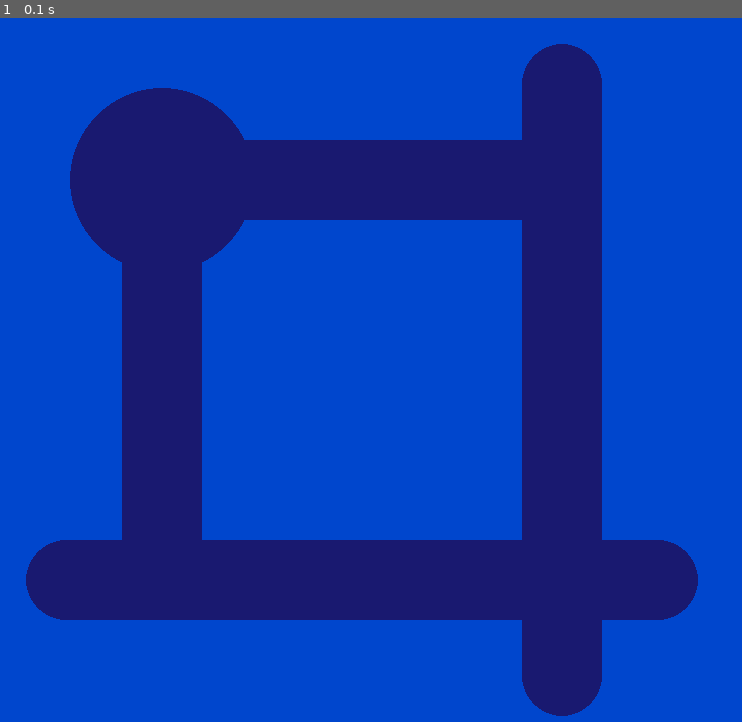
Above: before the commit, frame 1.
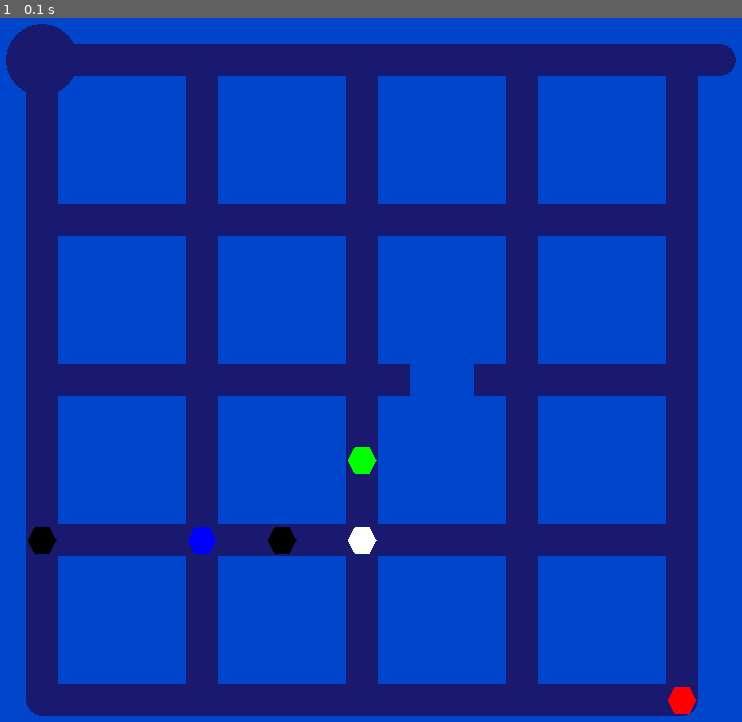
Above: after the commit, the same moment.

Repository: bananaflame/witnessPanel
Game: pygame game, started from main3.py
Same seed, same stepped clock (60 frames per second), same inputs: the game is played once before the commit and once after it.
Inputs:
- Up to frame 1 (0.1 s): no input

The runs differ from the first frame. In frame 1, 45% of the frame differs, in the area x 0-100%, y 0-100%.

Commit message:
implemented Hexagons
added ability to create hexagon puzzle elements at grid coordinates and
between them. Also made it so nullzones can be defined from right to
left and bottom to top without causing problems.

Diff:
--- a/main3.py
+++ b/main3.py
@@ -273,7 +273,7 @@
         self.symbols = symbols #tuple with (x,y), relative to squares, not intersections
         self.starts = starts #list of starting point positions
         self.sortEnds(ends) #generates 4 lists of end points, one for each maze side, needed later
-        self.hexagons = hexagons #list of hexagon positions
+        self.sortHexagons(hexagons) #generates 2 lists of hexagons, those on grid coordinates and those between them, and converts their positions to pixel values
         self.linefrac = linefrac #should be a fraction, i.e. 1/4 for 1/4 the size of squares
         self.endfrac = endfrac #similar to linefrac, the length of the finish point nub section given as a fraction of square size, i.e. 1/4
         self.bgcolor = bgcolor #color of squares and border
@@ -321,6 +321,17 @@
         self.rightends.sort()
         self.downends.sort()
         self.leftends.sort()
+
+    def sortHexagons(self,hexagonlist):
+        self.gridhexagons = []
+        self.linehexagons = []
+        for hexagon in hexagonlist:
+            self.linehexagons.append(hexagon)
+            try:
+                temp = hexagon[0][0]
+            except:
+                self.linehexagons.pop()
+                self.gridhexagons.append(hexagon)
 
     def generateDimensions(self,display):
         image = display.copy()
@@ -407,15 +418,23 @@
                     self.barriers[nullzone[0]][nullzone[1]+1][up] = barrierbot
 
             elif abs(nullzone[1][0] - nullzone[0][0]) == 1: #horizontal
-                barrierleft = int(self.wspace/2 + nullzone[0][0]*self.gridsquaresize + self.linewidth + ((1-nullzone[2])/2)*self.squaresize)
-                barrierright = int(self.wspace/2 + nullzone[0][0]*self.gridsquaresize + self.linewidth + ((1-nullzone[2])/2)*self.squaresize + nullzone[2]*self.squaresize)
+                if nullzone[0][0] < nullzone[1][0]:
+                    barrierleft = int(self.wspace/2 + nullzone[0][0]*self.gridsquaresize + self.linewidth + ((1-nullzone[2])/2)*self.squaresize)
+                    barrierright = int(self.wspace/2 + nullzone[0][0]*self.gridsquaresize + self.linewidth + ((1-nullzone[2])/2)*self.squaresize + nullzone[2]*self.squaresize)
+                else:
+                    barrierleft = int(self.wspace/2 + nullzone[1][0]*self.gridsquaresize + self.linewidth + ((1-nullzone[2])/2)*self.squaresize)
+                    barrierright = int(self.wspace/2 + nullzone[1][0]*self.gridsquaresize + self.linewidth + ((1-nullzone[2])/2)*self.squaresize + nullzone[2]*self.squaresize)
                 self.barriers[nullzone[0][0]][nullzone[0][1]][right] = barrierleft
                 self.barriers[nullzone[1][0]][nullzone[1][1]][left] = barrierright
                 pygame.draw.line(self.mazeimage,self.bgcolor,(barrierleft+1,self.hspace//2+self.gridsquaresize*nullzone[0][1]+self.linewidth/2),
                                                              (barrierright,self.hspace//2+self.gridsquaresize*nullzone[0][1]+self.linewidth/2),self.linewidth)
             elif abs(nullzone[1][1] - nullzone[0][1]) == 1: #vertical
-                barriertop = int(self.hspace/2 + nullzone[0][1]*self.gridsquaresize + self.linewidth + ((1-nullzone[2])/2)*self.squaresize)
-                barrierbot = int(self.hspace/2 + nullzone[0][1]*self.gridsquaresize + self.linewidth + ((1-nullzone[2])/2)*self.squaresize + nullzone[2]*self.squaresize)
+                if nullzone[0][1] < nullzone[1][1]:
+                    barriertop = int(self.hspace/2 + nullzone[0][1]*self.gridsquaresize + self.linewidth + ((1-nullzone[2])/2)*self.squaresize)
+                    barrierbot = int(self.hspace/2 + nullzone[0][1]*self.gridsquaresize + self.linewidth + ((1-nullzone[2])/2)*self.squaresize + nullzone[2]*self.squaresize)
+                else:
+                    barriertop = int(self.hspace/2 + nullzone[1][1]*self.gridsquaresize + self.linewidth + ((1-nullzone[2])/2)*self.squaresize)
+                    barrierbot = int(self.hspace/2 + nullzone[1][1]*self.gridsquaresize + self.linewidth + ((1-nullzone[2])/2)*self.squaresize + nullzone[2]*self.squaresize)
                 self.barriers[nullzone[0][0]][nullzone[0][1]][down] = barriertop
                 self.barriers[nullzone[1][0]][nullzone[1][1]][up] = barrierbot
                 pygame.draw.line(self.mazeimage,self.bgcolor,(self.wspace//2+self.gridsquaresize*nullzone[0][0]+self.linewidth/2,barriertop+1),
@@ -458,6 +477,7 @@
                 pygame.draw.circle(self.mazeimage,self.gridcolor,(int(self.wspace//2+self.linewidth/2-endlength+1),
                                                                   int(self.hspace//2+self.gridsquaresize*row+self.linewidth/2+1)),self.linewidth//2)
         self.drawStarts(self.mazeimage)
+        self.drawHexagons(self.mazeimage)
 
     def tryStart(self,mousepos):
         mgridpos = [(mousepos[0] - (self.wspace//2) - self.linewidth//2)/self.gridsquaresize,
@@ -485,6 +505,17 @@
             return True
 
     def checkSolution(self):
+        for hexagon in self.gridhexagons:
+            if hexagon not in self.trace.path:
+                return False
+        for hexagon in self.linehexagons:
+            print(hexagon)
+            isInLine = False
+            for pairIndex in range(len(self.trace.path)-1):
+                if hexagon == (self.trace.path[pairIndex],self.trace.path[pairIndex+1]) or hexagon == (self.trace.path[pairIndex+1],self.trace.path[pairIndex]):
+                    isInLine = True
+            if not isInLine:
+                return False
         return True
 
     def update(self):
@@ -500,6 +531,33 @@
                                 (self.wspace//2 + self.linewidth//2 + startpos[0]*self.gridsquaresize + 1,
 				self.hspace//2 + self.linewidth//2 + startpos[1]*self.gridsquaresize + 1),
                                 int(self.linewidth*1.15))
+
+    def drawHexagons(self,display):
+        print(self.linehexagons,self.gridhexagons)
+        hex_sl = int(0.45*self.linewidth)
+        hex_height = math.ceil(0.389711*self.linewidth)
+        for hexagon in self.gridhexagons:
+            pixelcoords = (self.wspace//2 + hexagon[0]*self.gridsquaresize + self.linewidth/2 + 1,
+                           self.hspace//2 + hexagon[1]*self.gridsquaresize+self.linewidth/2 + 1)
+            pygame.draw.polygon(display,hexagon[2],((pixelcoords[0]+hex_sl,pixelcoords[1]),
+                                                  (pixelcoords[0]+hex_sl//2,pixelcoords[1]+hex_height),
+                                                  (pixelcoords[0]-hex_sl//2,pixelcoords[1]+hex_height),
+                                                  (pixelcoords[0]-hex_sl,pixelcoords[1]),
+                                                  (pixelcoords[0]-hex_sl//2,pixelcoords[1]-hex_height),
+                                                  (pixelcoords[0]+hex_sl//2,pixelcoords[1]-hex_height)))
+        for hexagon in self.linehexagons:
+            if abs(hexagon[1][0] - hexagon[0][0]) == 1:
+                midpoint = ((hexagon[0][0] + hexagon[1][0])/2,hexagon[1][1])
+            else:
+                midpoint = (hexagon[0][0],(hexagon[0][1] + hexagon[1][1])/2)
+            pixelcoords = (self.wspace//2 + midpoint[0]*self.gridsquaresize + self.linewidth/2 + 1,
+                       self.hspace//2 + midpoint[1]*self.gridsquaresize + self.linewidth/2 + 1)
+            pygame.draw.polygon(display,hexagon[2],((pixelcoords[0]+hex_sl,pixelcoords[1]),
+                                                  (pixelcoords[0]+hex_sl//2,pixelcoords[1]+hex_height),
+                                                  (pixelcoords[0]-hex_sl//2,pixelcoords[1]+hex_height),
+                                                  (pixelcoords[0]-hex_sl,pixelcoords[1]),
+                                                  (pixelcoords[0]-hex_sl//2,pixelcoords[1]-hex_height),
+                                                  (pixelcoords[0]+hex_sl//2,pixelcoords[1]-hex_height)))
 
     def drawTrace(self,display):
         self.tracedisplay.fill(clear)
@@ -519,14 +577,14 @@
 done = False
 
 display = screen
-size = (1,1)
-nullzones = ()#((3,0,full),(2,2,full),((1,1),(2,1),1),((1,1),(1,2),1),((0,0),(1,0),1))#((0,4,full),(0,0,full),(4,0,full),(4,4,full))
+size = (4,4)
+nullzones = (((2,2),(3,2),1/2),((3,2),(2,2),1/2))#((3,0,full),(2,2,full),((1,1),(2,1),1),((1,1),(1,2),1),((0,0),(1,0),1))#((0,4,full),(0,0,full),(4,0,full),(4,4,full))
 symbols = ()
 starts = ((0,0),)#((2,3),(3,1))
 #reminder: when only one tuple in another tuple, needs comma at end to tell python
 #it's a tuple tuple, not just a tuple... lol   i.e. ((1,1),)
-ends = ((1,0,up),(0,1,left),(1,1,right),(1,1,down))#((2,0,up),(4,0,right),(4,4,right),(4,4,down),(0,4,down),(0,4,left))
-hexagons = ()
+ends = ((4,0,right),)#((2,0,up),(4,0,right),(4,4,right),(4,4,down),(0,4,down),(0,4,left))
+hexagons = ((0,3,black),(4,4,red),((2,3),(2,2),green),((1,3),(2,3),black),(1,3,blue),(2,3,white))
 linefrac = 1/4
 endfrac = 3/10
 bgcolor = (0,70,205,255)
@@ -546,6 +604,8 @@
             if testmaze.snapToExit():
                 if testmaze.checkSolution():
                     testmaze.trace.is_validated = True
+                else:
+                    testmaze.trace.is_alive = False
             else:
                 testmaze.trace.is_alive = False
 
